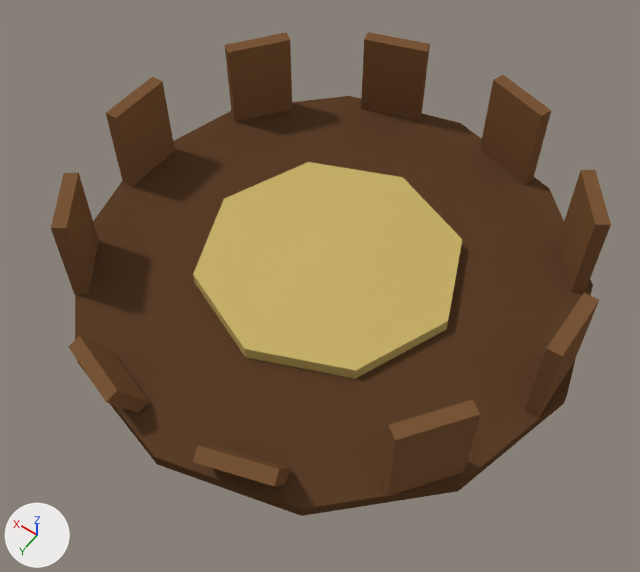
What one commit did to the Blender file assets/blender/prop_cart_pumpkin_slot_bitten.blend.
One viewpoint serves both versions: a 50 mm lens placed at (-0.923, 1.341, 2.025), pointed at (-0.042, 0.107, 0.085). The axes (+X, +Y, +Z) are drawn at lower left. The lights are the same throughout. The first picture is the older version.

Names of what the first picture shows: 'Slot'.
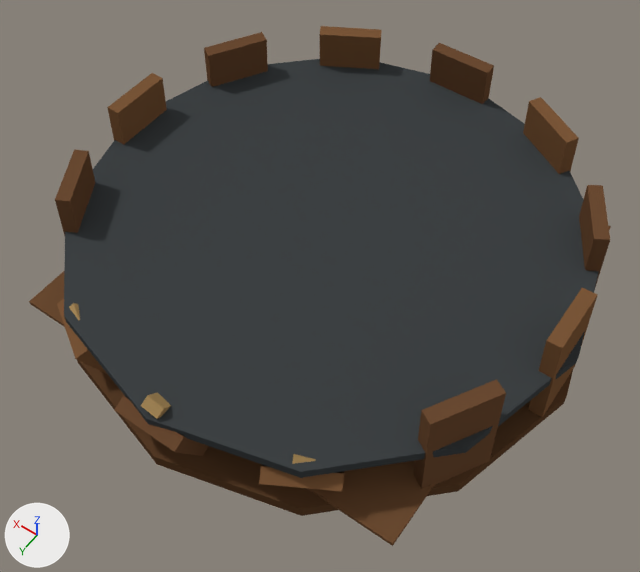
Boxes (x1, y1, x2, y2) around the edits, measured in the pictures (640 x 572 px; the box of a moved part takes in the faces that stretch with it):
'Slot', reshaped (7% taller): before (51, 32, 611, 516); after (29, 26, 611, 546)
part 1 of me_slot, added: after (29, 271, 435, 546)
part 2 of me_slot, moved or reshaped: before (525, 292, 599, 417); after (107, 73, 167, 145)
part 3 of me_slot, moved or reshaped: before (51, 173, 99, 294); after (55, 149, 95, 236)
part 4 of me_slot, moved or reshaped: before (69, 336, 149, 413); after (57, 299, 107, 374)
part 5 of me_slot, moved or reshaped: before (225, 32, 292, 122); after (69, 303, 80, 320)
part 6 of me_slot, moved or reshaped: before (193, 445, 290, 486); after (115, 396, 208, 456)
part 7 of me_slot, moved or reshaped: before (381, 400, 480, 496); after (141, 392, 171, 419)
part 8 of me_slot, added (brown): after (259, 465, 345, 491)
part 9 of me_slot, moved or reshaped: before (559, 170, 611, 291); after (292, 454, 316, 464)
part 10 of me_slot, moved or reshaped: before (480, 75, 551, 185); after (414, 379, 506, 489)
part 11 of me_slot, added (brown): after (528, 288, 598, 417)
part 12 of me_slot, moved or reshaped: before (361, 32, 430, 121); after (579, 185, 610, 287)
part 13 of me_slot, added (brown): after (523, 97, 579, 174)
part 14 of me_slot, added (brown): after (430, 43, 494, 104)
part 15 of me_slot, added (brown): after (319, 26, 382, 69)
part 16 of me_slot, added (brown): after (204, 32, 268, 87)
part 17 of me_slot, moved or reshaped (not visible afterwards): before (193, 162, 462, 379)
part 18 of me_slot, added: after (64, 59, 599, 478)
part 19 of me_slot, deleted (brown): before (106, 77, 175, 187)

Patch to the scene script:
```diff
--- a/assets/blender/prop_cart_pumpkin_slot_bitten.blend.py
+++ b/assets/blender/prop_cart_pumpkin_slot_bitten.blend.py
@@ me_slot @@
-me_slot.from_pydata(...)  # 122 vertices, 98 faces; spans x -0.75..0.75, y -0.75..0.75, z 0.0..0.32
+me_slot.from_pydata(...)  # 266 vertices, 206 faces; spans x -0.75..0.75, y -0.75..0.76, z 0.0..0.34
+# me_slot part 1: a new loose piece, a box spanning x -0.6..0.6, y 0.3..0.6, z 0.04..0.052, in mat_mat_flat_lit
+# me_slot part 2: the loose piece of 8 vertices spanning x -0.72..-0.68, y -0.1..0.1, z 0.04..0.32 is scaled about the mesh origin by (-0.999, -0.95, 1.07)
+# me_slot part 3: the loose piece of 8 vertices spanning x 0.49..0.64, y 0.32..0.5, z 0.04..0.32 is scaled about its middle by (0.827, 1.01, 1.07), then moved by (0.04, -0.06, 0.01)
+# me_slot part 4: the loose piece of 8 vertices spanning x 0.11..0.33, y 0.59..0.75, z 0.04..0.18 is turned -12 degrees about the z axis through its middle and scaled by 0.944, then moved by (0.13, -0.06, -0.01)
+# me_slot part 5: the loose piece of 8 vertices spanning x 0.49..0.64, y -0.5..-0.32, z 0.04..0.32 is multiplied about its middle by the matrix ((-0.023, -0.228, 0.044), (0.18, 0.01, 0.148), (-0.146, 0.049, 0.175)), then moved by (-0.22, 1.02, 0.01)
+# me_slot part 6: the loose piece of 8 vertices spanning x -0.33..-0.11, y 0.59..0.75, z 0.04..0.18 is turned -18 degrees about the z axis through its middle and scaled by 1.01, then moved by (0.22, 0.03, 0.01)
+# me_slot part 7: the loose piece of 8 vertices spanning x -0.64..-0.49, y 0.32..0.5, z 0.04..0.32 is multiplied about its middle by the matrix ((0.11, 0.202, -0.035), (-0.144, 0.105, 0.15), (0.146, -0.049, 0.175)), then moved by (0.57, 0.29, 0.04)
+# me_slot part 8: the loose piece of 8 vertices spanning x -0.33..-0.11, y 0.59..0.75, z 0.04..0.18 is copied, and the copy is turned 12 degrees about the z axis through its middle and scaled by 0.944, then moved by (-0.13, -0.06, -0.01); it spans x -0.46..-0.24, y 0.52..0.7, z 0.04..0.17
+# me_slot part 9: the loose piece of 8 vertices spanning x -0.64..-0.49, y -0.5..-0.32, z 0.04..0.32 is multiplied about its middle by the matrix ((-0.065, 0.197, -0.106), (-0.204, -0.007, 0.112), (0.092, 0.124, 0.175)), then moved by (0.22, 1.02, 0.01)
+# me_slot part 10: the loose piece of 8 vertices spanning x -0.32..-0.12, y -0.72..-0.62, z 0.04..0.32 is multiplied about its middle by the matrix ((-0.214, 1.006, 0.045), (-1.007, -0.214, -0.026), (-0.016, -0.049, 1.029)), then moved by (-0.39, 1.02, 0.01)
+# me_slot part 11: the loose piece of 8 vertices spanning x -0.72..-0.68, y -0.1..0.1, z 0.04..0.32 is copied, and the copy is moved by (0.0, 0.0, 0.01); it spans x -0.73..-0.67, y -0.09..0.09, z 0.04..0.34
+# me_slot part 12: the loose piece of 8 vertices spanning x 0.12..0.32, y -0.72..-0.62, z 0.04..0.32 is multiplied about its middle by the matrix ((0.214, 1.006, 0.045), (-1.007, 0.214, 0.026), (0.016, -0.049, 1.029)), then moved by (-0.82, 0.32, 0.01)
+# me_slot part 13: the loose piece of 8 vertices spanning x -0.32..-0.12, y -0.72..-0.62, z 0.04..0.32 is copied, and the copy is multiplied about its middle by the matrix ((1.007, 0.214, 0.026), (-0.214, 1.006, 0.045), (-0.016, -0.049, 1.029)), then moved by (-0.13, 0.06, 0.01); it spans x -0.45..-0.25, y -0.68..-0.53, z 0.04..0.34
+# me_slot part 14: the loose piece of 8 vertices spanning x -0.72..-0.68, y -0.1..0.1, z 0.04..0.32 is copied, and the copy is turned 90 degrees about the z axis through its middle and scaled by 1.03, then moved by (0.7, -0.7, 0.01); it spans x -0.09..0.09, y -0.73..-0.67, z 0.04..0.34
+# me_slot part 15: the loose piece of 8 vertices spanning x 0.12..0.32, y -0.72..-0.62, z 0.04..0.32 is copied, and the copy is multiplied about its middle by the matrix ((1.007, -0.214, -0.026), (0.214, 1.006, 0.045), (0.016, -0.049, 1.029)), then moved by (0.13, 0.06, 0.01); it spans x 0.25..0.45, y -0.68..-0.53, z 0.04..0.34
+# me_slot part 16: the loose piece of 8 vertices spanning x 0.49..0.64, y -0.5..-0.32, z 0.04..0.32 is copied, and the copy is scaled about its middle by (0.827, 1.01, 1.07), then moved by (0.04, 0.06, 0.01); it spans x 0.53..0.68, y -0.45..-0.25, z 0.04..0.34
+# me_slot part 17: the loose piece of 18 vertices spanning x -0.39..0.39, y -0.39..0.39, z 0.02..0.1 is moved by (0.0, 0.0, 0.01)
+# me_slot part 18: a new loose piece, a 12-sided cylinder along z spanning x -0.74..0.74, y -0.74..0.74, z 0.185..0.215, in mat_mat_flat_lit
+# me_slot part 19: the loose piece of 8 vertices spanning x 0.68..0.72, y -0.1..0.1, z 0.04..0.32 is deleted
+# other edits to the shape of me_slot do not show in these pictures
 me_slot.materials.append(mat_mat_flat_lit)
```
